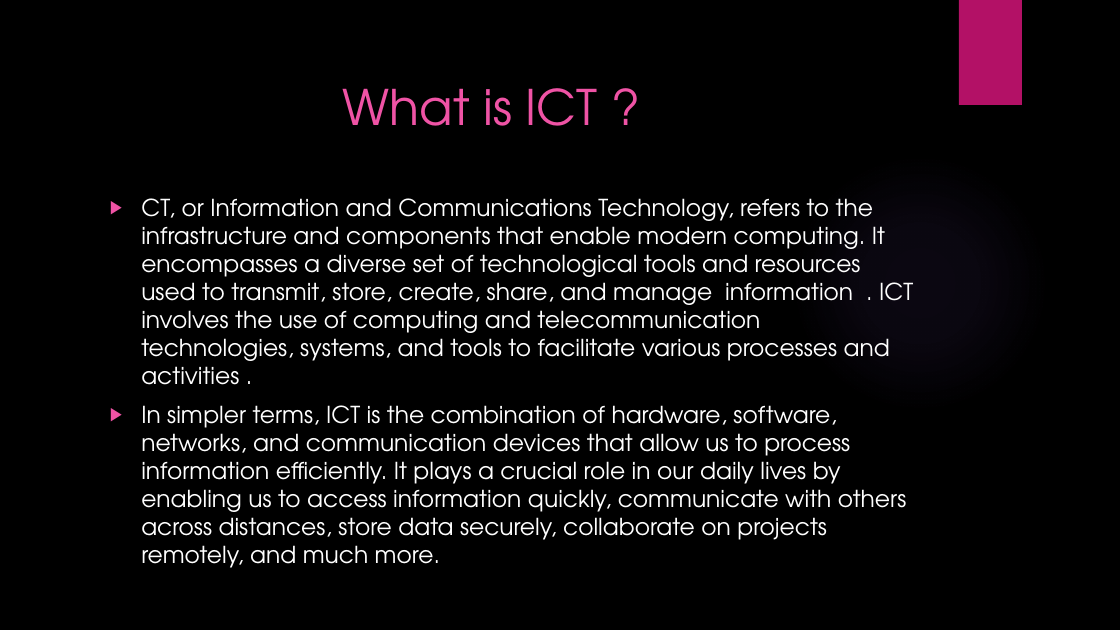
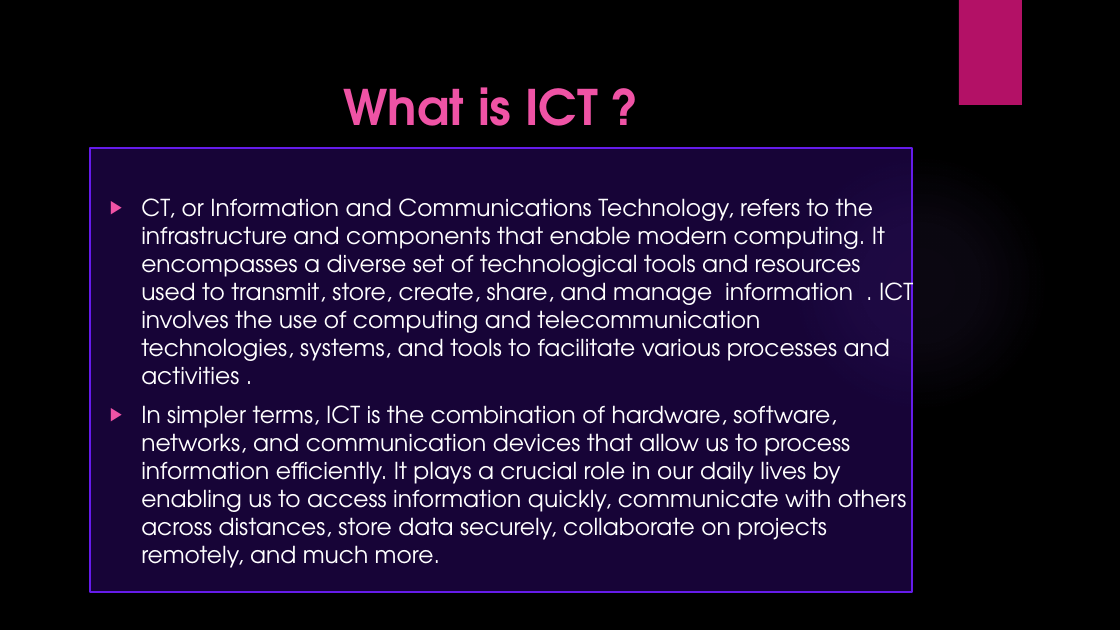
Before and after one commit to HamidiAssala/final-project-TIC-, a slide deck: slide 6 of PowerPoint.pptx (slide 4 before the commit). Drawn at 1120x630 pixels with LibreOffice and Linux fonts; fonts in the diff are those of the drawing; background and template pictures are left out. Boxes give left, top, right and bottom in pixels: in the first picture for what was removed or moved away, otherwise in the second. Text is boxed around its words. In the diff, an @@ line names an element or a change of style, - is before the commit and + after.

```diff
--- a/PowerPoint.pptx
+++ b/PowerPoint.pptx
@@ title "What is ICT ?" at [344,87,598,126]: bold on @@
@@ rectangle added at [90,149,912,592], fill #420EA0 at 35% opacity, outline #651BEB 1.5 pt @@
```
Also in this commit, not shown: 1 other slide changed, 6 slides added.
